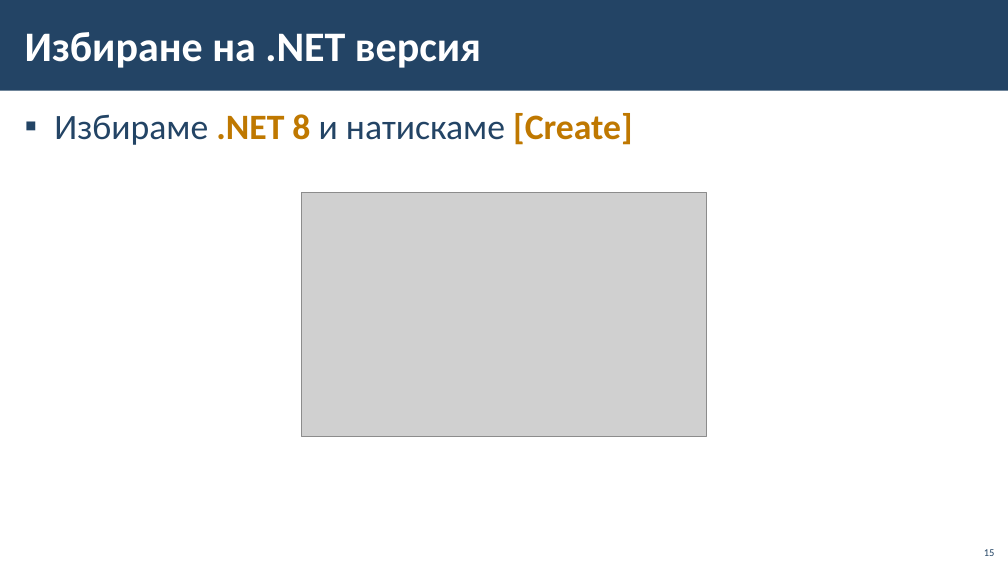
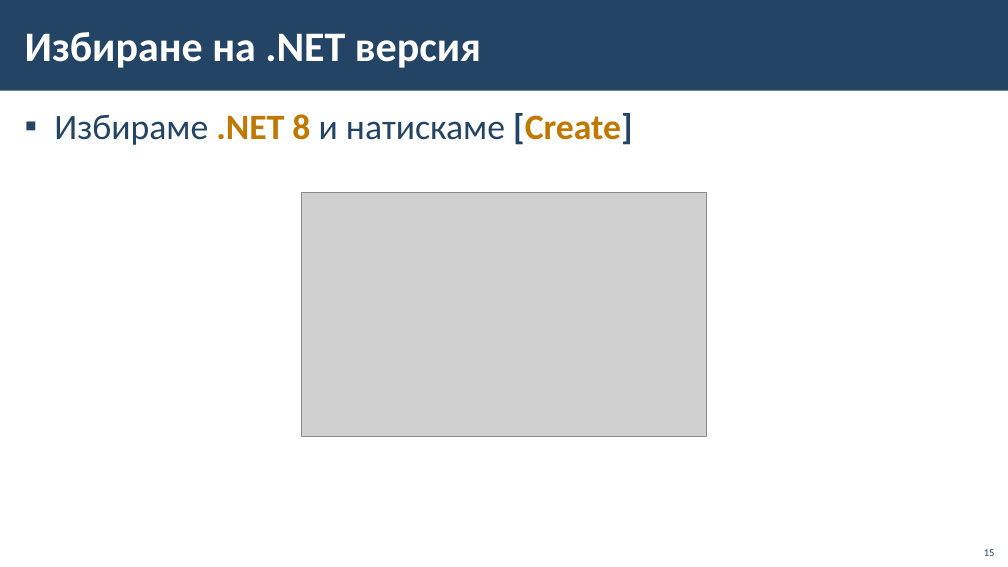
Before and after one commit to BG-IT-Edu/School-Programming, a slide deck: slide 15 of Courses/Software-Sciences/Module-4-Information-Systems-New/05-Connecting-Windows-Forms-with-database/05-Connecting-Windows-Forms-with-database.pptx. Drawn at 1008x567 pixels with LibreOffice and Linux fonts; fonts in the diff are those of the drawing; grey boxes stand for pictures; background and template pictures are left out. Boxes give left, top, right and bottom in pixels: in the first picture for what was removed or moved away, otherwise in the second. Text is boxed around its words. In the diff, an @@ line names an element or a change of style, - is before the commit and + after.

```diff
--- a/Courses/Software-Sciences/Module-4-Information-Systems-New/05-Connecting-Windows-Forms-with-database/05-Connecting-Windows-Forms-with-database.pptx
+++ b/Courses/Software-Sciences/Module-4-Information-Systems-New/05-Connecting-Windows-Forms-with-database/05-Connecting-Windows-Forms-with-database.pptx
@@ text "Избираме .NET 8 и натискаме ..." at bbox=[54, 113, 632, 145]: text colour #BF7800 to #234465 in "[Create]" @@
```
Also in this commit, not shown: 8 other slides changed.
